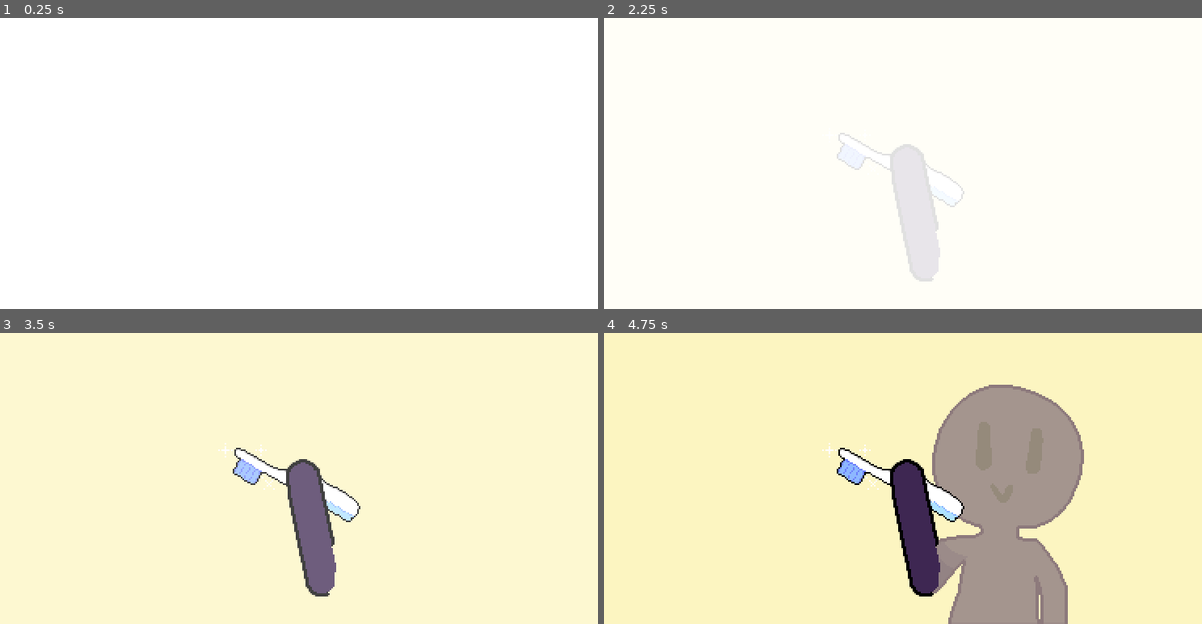
Above: before the commit, frames 1-4 (two rows, left to right).
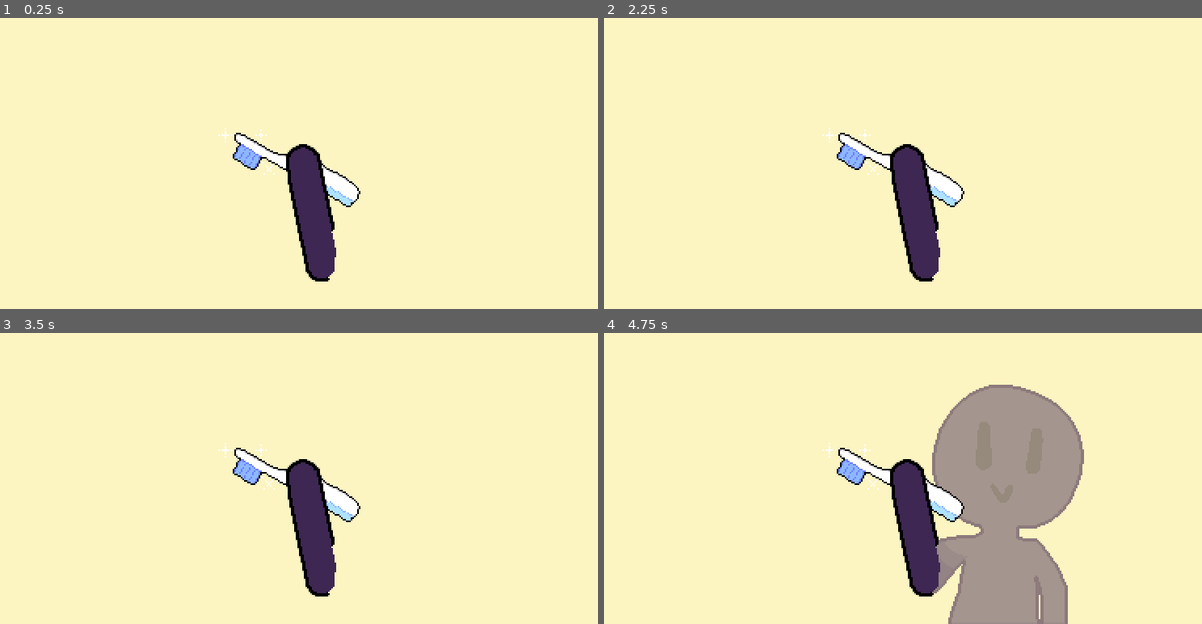
Above: after the commit, the same moments.

Repository: mOtHNOg/Godot-Wild-Jam--35
Game: Godot game, scene res://scenes/EndScreen.tscn
Two runs of this game, one before a commit and one after it. Both use one fixed random seed, a clock stepped at 60 frames per second and the inputs below. This scene is started directly instead of the project's main scene. Sound files missing from this copy of the repository are replaced by a short silence.
Inputs (mouse positions are in pixels of both pictures, inside the frame that each line leads up to):
- Up to frame 1 (0.25 s): no input
- Up to frame 2 (2.25 s): tap Enter at 0.5, 2 s; move the mouse to (1034, 148) at 0.52 s; hold W (up) 0.53-1.28 s; hold Right (right) 0.53-2.03 s; tap Space (space) at 1.25, 2.1 s; move the mouse to (783, 178) at 1.27 s; click (783, 178) at 1.35 s; tap W (up) at 1.52, 1.55, 1.82 s; move the mouse to (962, 99) at 2.02 s; hold A (left) from 2.03 s (still down); hold W (up) from 2.03 s (still down)
- Up to frame 3 (3.5 s): move the mouse to (269, 536) at 2.77 s; release A (left) at 2.78 s; release W (up) at 2.78 s; hold Right (right) from 2.78 s (still down); tap W (up) at 2.85, 3.02, 3.32 s
- Up to frame 4 (4.75 s): move the mouse to (1082, 522) at 3.52 s; hold W (up) 3.53-4.28 s; click (1082, 522) at 3.6 s; move the mouse to (723, 434) at 4.27 s; release Right (right) at 4.28 s; hold A (left) from 4.28 s (still down); tap Space (space) at 4.35 s; tap W (up) at 4.52, 4.55 s

The runs differ from the first frame. In frame 1, 99% of the frame differs, in the area x 0-100%, y 0-100%; in frame 2, 99%; in frame 3, 3.1%; in frame 4, nothing differs.

Commit message:
label with sound works and replaced end screen labels with it

Diff:
--- a/assets/resources/EndScreen_animation2.tres
+++ b/assets/resources/EndScreen_animation2.tres
@@ -51,15 +51,3 @@
 "update": 0,
 "values": [ Color( 1, 1, 1, 0 ), Color( 1, 1, 1, 0 ), Color( 1, 1, 1, 1 ) ]
 }
-tracks/4/type = "value"
-tracks/4/path = NodePath("SFX/Text:volume_db")
-tracks/4/interp = 1
-tracks/4/loop_wrap = true
-tracks/4/imported = false
-tracks/4/enabled = true
-tracks/4/keys = {
-"times": PoolRealArray( 0, 14.7, 14.8 ),
-"transitions": PoolRealArray( 1, 1, 1 ),
-"update": 0,
-"values": [ -8.0, -8.0, -40.0 ]
-}
--- a/default_bus_layout.tres
+++ b/default_bus_layout.tres
@@ -1,8 +1,4 @@
-[gd_resource type="AudioBusLayout" load_steps=2 format=2]
-
-[sub_resource type="AudioEffectLowPassFilter" id=1]
-resource_name = "LowPassFilter"
-cutoff_hz = 15000.0
+[gd_resource type="AudioBusLayout" format=2]
 
 [resource]
 bus/1/name = "Music"
@@ -11,5 +7,3 @@
 bus/1/bypass_fx = false
 bus/1/volume_db = -5.04224
 bus/1/send = "Master"
-bus/1/effect/0/effect = SubResource( 1 )
-bus/1/effect/0/enabled = true
--- a/scenes/EndScreen.tscn
+++ b/scenes/EndScreen.tscn
@@ -1,12 +1,11 @@
-[gd_scene load_steps=9 format=2]
+[gd_scene load_steps=8 format=2]
 
 [ext_resource path="res://scripts/EndScreen.gd" type="Script" id=1]
-[ext_resource path="res://assets/font/new_dynamicfont.tres" type="DynamicFont" id=2]
+[ext_resource path="res://scenes/LabelWithSound.tscn" type="PackedScene" id=2]
 [ext_resource path="res://assets/art/backgrounds/end screen - toothbrush and arm.png" type="Texture" id=3]
 [ext_resource path="res://assets/art/backgrounds/end screen - background person.png" type="Texture" id=4]
 [ext_resource path="res://assets/resources/EndScreen_animation.tres" type="Animation" id=5]
 [ext_resource path="res://assets/resources/EndScreen_animation2.tres" type="Animation" id=6]
-[ext_resource path="res://assets/sound/sfx/text.wav" type="AudioStream" id=7]
 [ext_resource path="res://assets/sound/sfx/toothbrush explosion.wav" type="AudioStream" id=8]
 
 [node name="EndScreen" type="Node"]
@@ -32,6 +31,7 @@
 [node name="CanvasLayer" type="CanvasLayer" parent="."]
 
 [node name="ScreenFlash" type="ColorRect" parent="CanvasLayer"]
+visible = false
 anchor_right = 1.0
 anchor_bottom = 1.0
 mouse_filter = 2
@@ -48,22 +48,18 @@
 "_edit_use_anchors_": false
 }
 
-[node name="TopText" type="Label" parent="Labels"]
+[node name="TopText" parent="Labels" instance=ExtResource( 2 )]
 anchor_left = 0.5
 anchor_right = 0.5
 margin_left = -86.5
 margin_top = 8.0
 margin_right = 86.5001
 margin_bottom = 22.0
-custom_fonts/font = ExtResource( 2 )
 text = "You found your toothbrush!"
 align = 1
 percent_visible = 0.0
-__meta__ = {
-"_edit_use_anchors_": false
-}
 
-[node name="BottomText" type="Label" parent="Labels"]
+[node name="BottomText" parent="Labels" instance=ExtResource( 2 )]
 anchor_left = 0.5
 anchor_top = 1.0
 anchor_right = 0.5
@@ -72,15 +68,11 @@
 margin_top = -40.0
 margin_right = 171.0
 margin_bottom = -8.0
-custom_fonts/font = ExtResource( 2 )
 text = "Unfortunately you still don't know where your dental floss is... Or your toothpicks..... Or your mouthwash......."
 align = 1
 valign = 1
 autowrap = true
 percent_visible = 0.0
-__meta__ = {
-"_edit_use_anchors_": false
-}
 
 [node name="AnimationPlayer" type="AnimationPlayer" parent="."]
 anims/EndScreen = ExtResource( 5 )
@@ -91,7 +83,3 @@
 
 [node name="Explosion" type="AudioStreamPlayer" parent="SFX"]
 stream = ExtResource( 8 )
-
-[node name="Text" type="AudioStreamPlayer" parent="SFX"]
-stream = ExtResource( 7 )
-volume_db = -2.0
--- a/scenes/LabelWithSound.tscn
+++ b/scenes/LabelWithSound.tscn
@@ -1,7 +1,8 @@
-[gd_scene load_steps=3 format=2]
+[gd_scene load_steps=4 format=2]
 
 [ext_resource path="res://assets/font/new_dynamicfont.tres" type="DynamicFont" id=1]
 [ext_resource path="res://scripts/LabelWithSound.gd" type="Script" id=2]
+[ext_resource path="res://assets/sound/sfx/text.wav" type="AudioStream" id=3]
 
 [node name="LabelWithSound" type="Label"]
 margin_right = 40.0
@@ -11,3 +12,7 @@
 __meta__ = {
 "_edit_use_anchors_": false
 }
+
+[node name="Text" type="AudioStreamPlayer" parent="."]
+stream = ExtResource( 3 )
+volume_db = -2.0
--- a/scripts/EndScreen.gd
+++ b/scripts/EndScreen.gd
@@ -6,19 +6,13 @@
 onready var top_label = $Labels/TopText
 onready var bottom_label = $Labels/BottomText
 onready var sfx_explosion = $SFX/Explosion
-onready var sfx_text = $SFX/Text
+
 
 var bottom_text: Dictionary = {
 	"1" : "But brushing your teeth without it went so well you might just keep using your fingers.",
 	"2" : "Unfortunately you still don't know where your dental floss is... Or your toothpicks..... Or your mouthwash......",
 	"3" : "But it won’t be much use to you now that all your teeth are gone."
 }
-
-const text_sound_time = 10
-var text_sound_time_left: int = 0
-
-onready var current_revealing_label: Label = top_label
-onready var previous_percent_visible: float = current_revealing_label.percent_visible
 
 func _ready():
 
@@ -39,19 +33,3 @@
 	animation_player.play(end_screen_animation)
 
 	sfx_explosion.play()
-
-func _physics_process(delta):
-	if current_revealing_label.percent_visible != previous_percent_visible:
-		if text_sound_time_left == 0:
-
-			sfx_text.pitch_scale = rand_range(0.667, 1.333)
-			sfx_text.play()
-
-			text_sound_time_left = text_sound_time
-		else:
-			text_sound_time_left -= 1
-
-	if current_revealing_label == top_label and current_revealing_label.percent_visible == 1:
-		current_revealing_label = bottom_label
-
-	previous_percent_visible = current_revealing_label.percent_visible
--- a/scripts/LabelWithSound.gd
+++ b/scripts/LabelWithSound.gd
@@ -1,2 +1,24 @@
+tool
 extends Label
 class_name LabelWithSound
+
+onready var sfx_text = $Text
+
+var previous_percent_visible: float = percent_visible
+
+const text_sound_time = 10
+var text_sound_time_left: int = 0
+
+func _physics_process(delta):
+	if previous_percent_visible != percent_visible:
+
+		if text_sound_time_left == 0:
+
+			sfx_text.pitch_scale = rand_range(0.667, 1.333)
+			sfx_text.play()
+
+			text_sound_time_left = text_sound_time
+		else:
+			text_sound_time_left -= 1
+
+	previous_percent_visible = percent_visible
